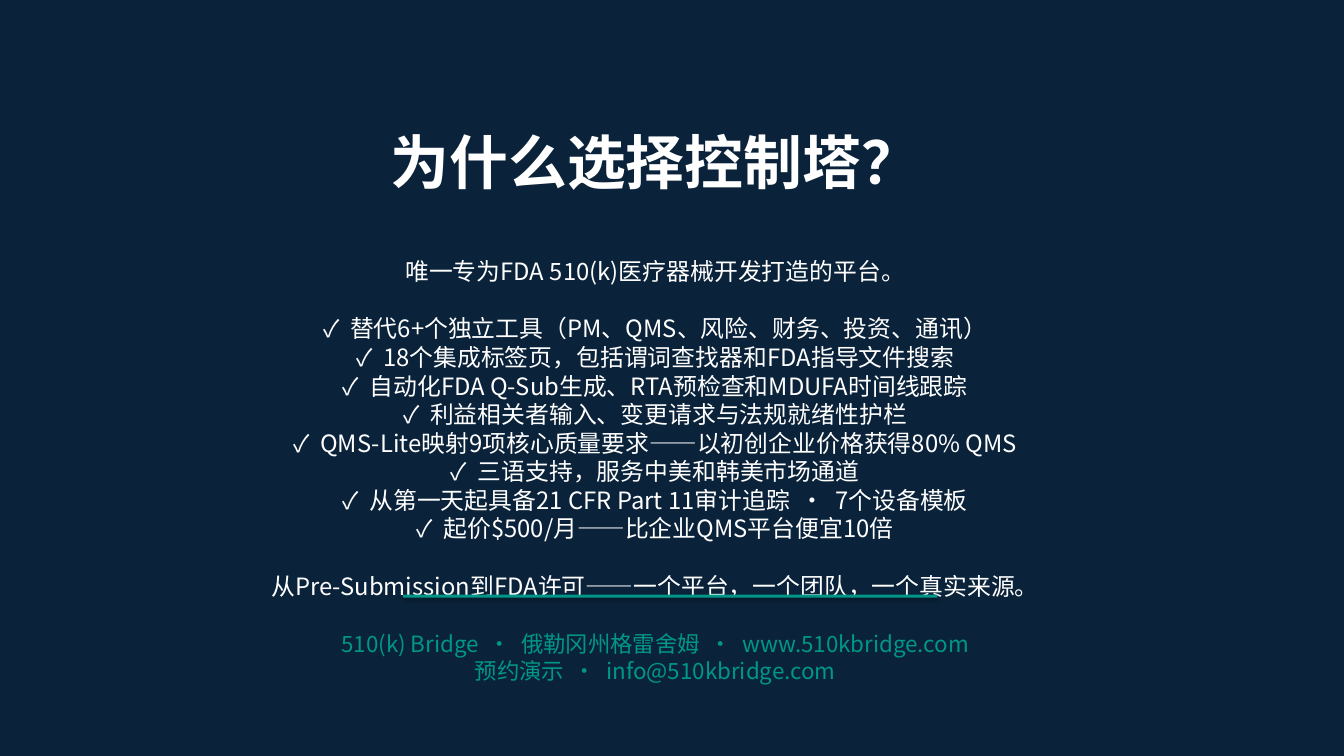
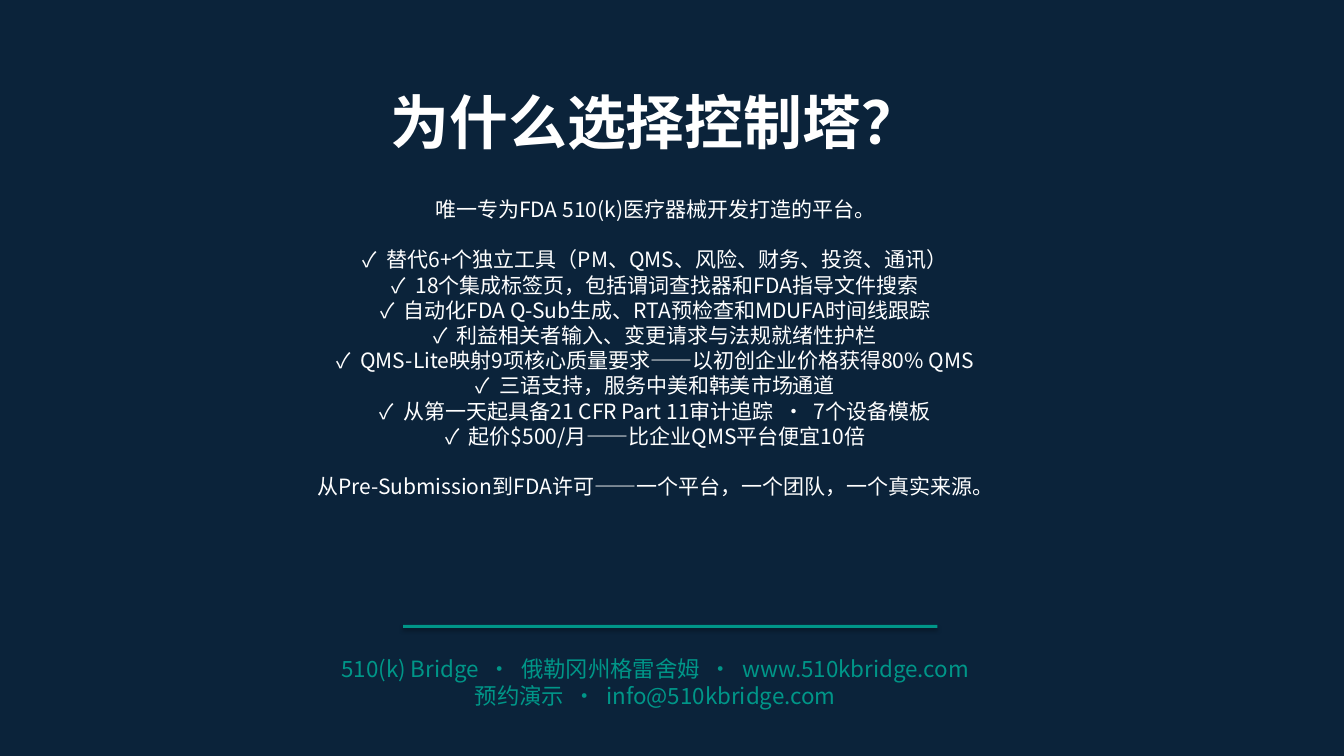
Before and after one commit to londailey6937/arch-medical, a slide deck: slide 28 of Control_Tower_Sales_Deck_CN.pptx. Drawn at 1344x756 pixels with LibreOffice and Linux fonts; fonts in the diff are those of the drawing. Boxes give left, top, right and bottom in pixels: in the first picture for what was removed or moved away, otherwise in the second. Text is boxed around its words. In the diff, an @@ line names an element or a change of style, - is before the commit and + after.

Commit message:
Fix closing slide text bleed: reduce font, adjust vertical spacing

```diff
--- a/Control_Tower_Sales_Deck_CN.pptx
+++ b/Control_Tower_Sales_Deck_CN.pptx
@@ text "为什么选择控制塔？": place and size @@
-text "为什么选择控制塔？" at [391,134,920,190]
+text "为什么选择控制塔？" at [391,94,920,150]
@@ text "唯一专为FDA 510(k)医疗器械开发打造的平台。 ✓ 替代6+个独立工具（PM、QMS、风险、财务、投资、通讯） ✓ ...": place and size @@
-text "唯一专为FDA 510(k)医疗器械开发打造的平台。 ✓ 替代6+个独立工具（PM、QMS、风险、财务、投资、通讯） ✓ ..." at [271,260,1039,598]
+text "唯一专为FDA 510(k)医疗器械开发打造的平台。 ✓ 替代6+个独立工具（PM、QMS、风险、财务、投资、通讯） ✓ ..." at [317,199,993,496]
@@ text "唯一专为FDA 510(k)医疗器械开发打造的平台。 ✓ 替代6+个独立工具（PM、QMS、风险、财务、投资、通讯） ✓ ..." at [317,199,993,496]: size 17 to 15 pt @@
@@ rectangle: place and size @@
-rectangle at [403,595,938,598]
+rectangle at [403,625,938,628]
@@ text "510(k) Bridge • 俄勒冈州格雷舍姆 • ...": place and size @@
-text "510(k) Bridge • 俄勒冈州格雷舍姆 • ..." at [341,633,969,684]
+text "510(k) Bridge • 俄勒冈州格雷舍姆 • ..." at [341,658,969,709]
```
Also in this commit, not shown: 3 other files.
